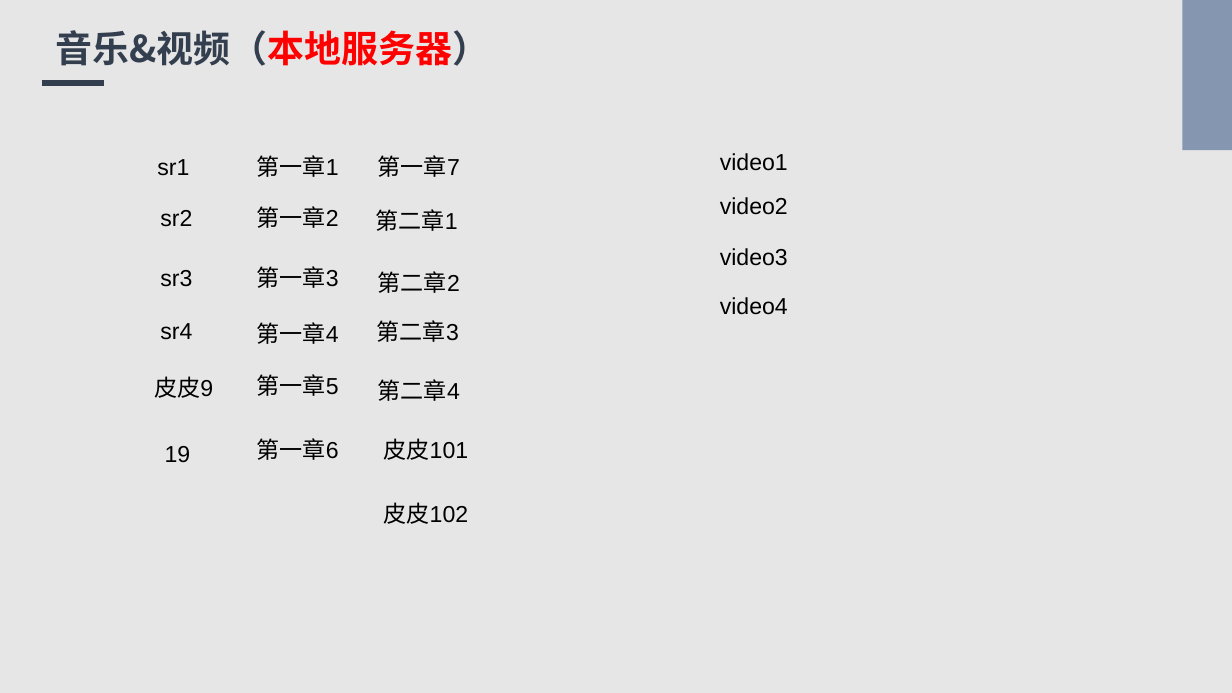
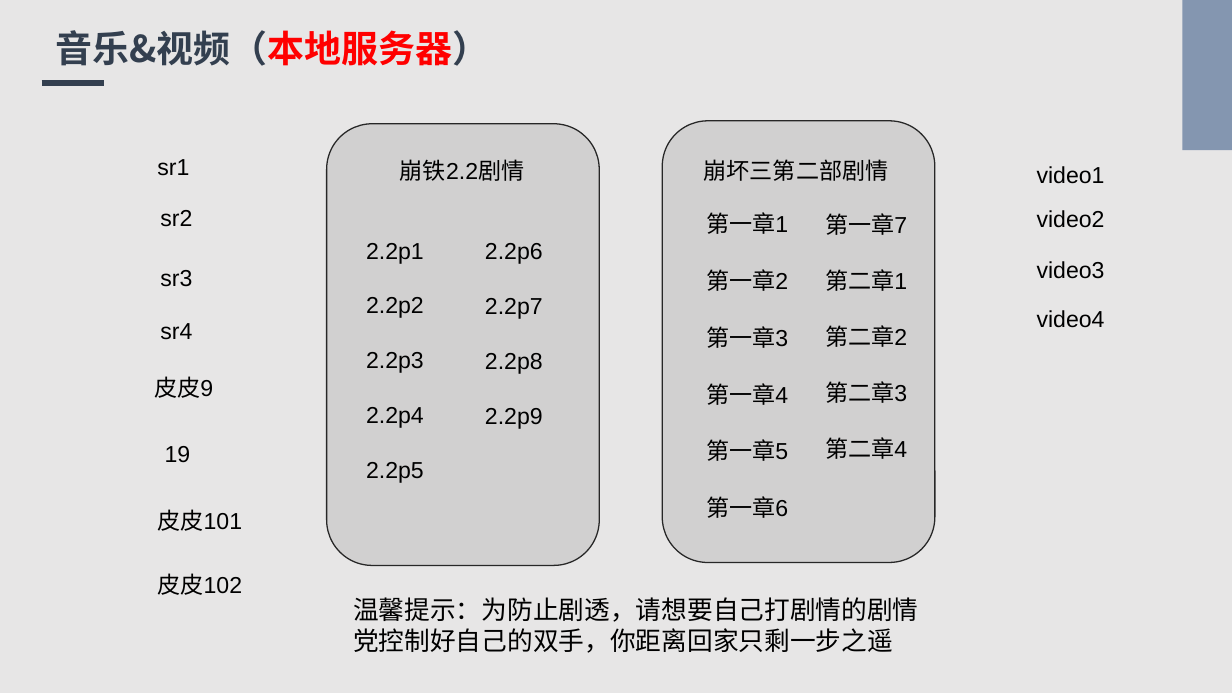
Before and after one commit to Bukehi/BukehiWeb, a slide deck: slide 18 of livefile/livepowerpoint.pptx. Drawn at 1232x693 pixels with LibreOffice and Linux fonts; fonts in the diff are those of the drawing. Boxes give left, top, right and bottom in pixels: in the first picture for what was removed or moved away, otherwise in the second. Text is boxed around its words. In the diff, an @@ line names an element or a change of style, - is before the commit and + after.

```diff
--- a/livefile/livepowerpoint.pptx
+++ b/livefile/livepowerpoint.pptx
@@ rounded rectangle added at bbox=[327, 124, 600, 566], fill #595959 at 15% opacity, outline #272727 1 pt @@
@@ rounded rectangle added at bbox=[663, 121, 935, 563], fill #595959 at 15% opacity, outline #272727 1 pt @@
@@ text added at bbox=[400, 159, 525, 181], 18 pt, text #000000 @@
+崩铁2.2剧情
@@ text added at bbox=[704, 159, 889, 181], 18 pt, text #000000 @@
+崩坏三第二部剧情
@@ text "第一章1": place and size @@
-text "第一章1" at bbox=[257, 155, 339, 177]
+text "第一章1" at bbox=[706, 212, 788, 234]
@@ text "第一章7": place and size @@
-text "第一章7" at bbox=[378, 155, 460, 177]
+text "第一章7" at bbox=[825, 213, 907, 235]
@@ text added at bbox=[366, 243, 424, 264], 18 pt, text #000000 @@
+2.2p1
@@ text added at bbox=[485, 243, 543, 264], 18 pt, text #000000 @@
+2.2p6
@@ text "第一章2": place and size @@
-text "第一章2" at bbox=[257, 206, 339, 228]
+text "第一章2" at bbox=[706, 269, 788, 291]
@@ text "video3": place and size @@
-text "video3" at bbox=[720, 248, 788, 266]
+text "video3" at bbox=[1037, 261, 1105, 279]
@@ text added at bbox=[366, 297, 424, 318], 18 pt, text #000000 @@
+2.2p2
@@ text added at bbox=[485, 298, 543, 319], 18 pt, text #000000 @@
+2.2p7
@@ text "第二章2": place and size @@
-text "第二章2" at bbox=[378, 271, 460, 293]
+text "第二章2" at bbox=[825, 325, 907, 347]
@@ 3 texts: place and size @@
-3 texts at bbox=[720, 153, 788, 315]
+3 texts at bbox=[1037, 166, 1105, 328]
@@ text added at bbox=[366, 352, 424, 373], 18 pt, text #000000 @@
+2.2p3
@@ text added at bbox=[485, 353, 543, 374], 18 pt, text #000000 @@
+2.2p8
@@ 4 texts: place and size @@
-4 texts at bbox=[257, 209, 459, 344]
+4 texts at bbox=[706, 269, 907, 405]
@@ text added at bbox=[366, 407, 424, 428], 18 pt, text #000000 @@
+2.2p4
@@ text added at bbox=[485, 408, 543, 429], 18 pt, text #000000 @@
+2.2p9
@@ text "第一章5": place and size @@
-text "第一章5" at bbox=[257, 374, 339, 396]
+text "第一章5" at bbox=[706, 439, 788, 461]
@@ text "第二章4": place and size @@
-text "第二章4" at bbox=[378, 379, 460, 401]
+text "第二章4" at bbox=[825, 437, 907, 459]
@@ text added at bbox=[366, 462, 424, 483], 18 pt, text #000000 @@
+2.2p5
@@ text "皮皮101": place and size @@
-text "皮皮101" at bbox=[383, 438, 468, 460]
+text "皮皮101" at bbox=[157, 509, 242, 531]
@@ text "第一章6": place and size @@
-text "第一章6" at bbox=[257, 438, 339, 460]
+text "第一章6" at bbox=[706, 496, 788, 518]
@@ text "皮皮102": place and size @@
-text "皮皮102" at bbox=[383, 502, 468, 524]
+text "皮皮102" at bbox=[157, 573, 242, 595]
@@ text added at bbox=[353, 597, 919, 653], 20 pt, text #000000 @@
+温馨提示：为防止剧透，请想要自己打剧情的剧情党控制好自己的双手，你距离回家只剩一步之遥
```
Also in this commit, not shown: 7 other files.
